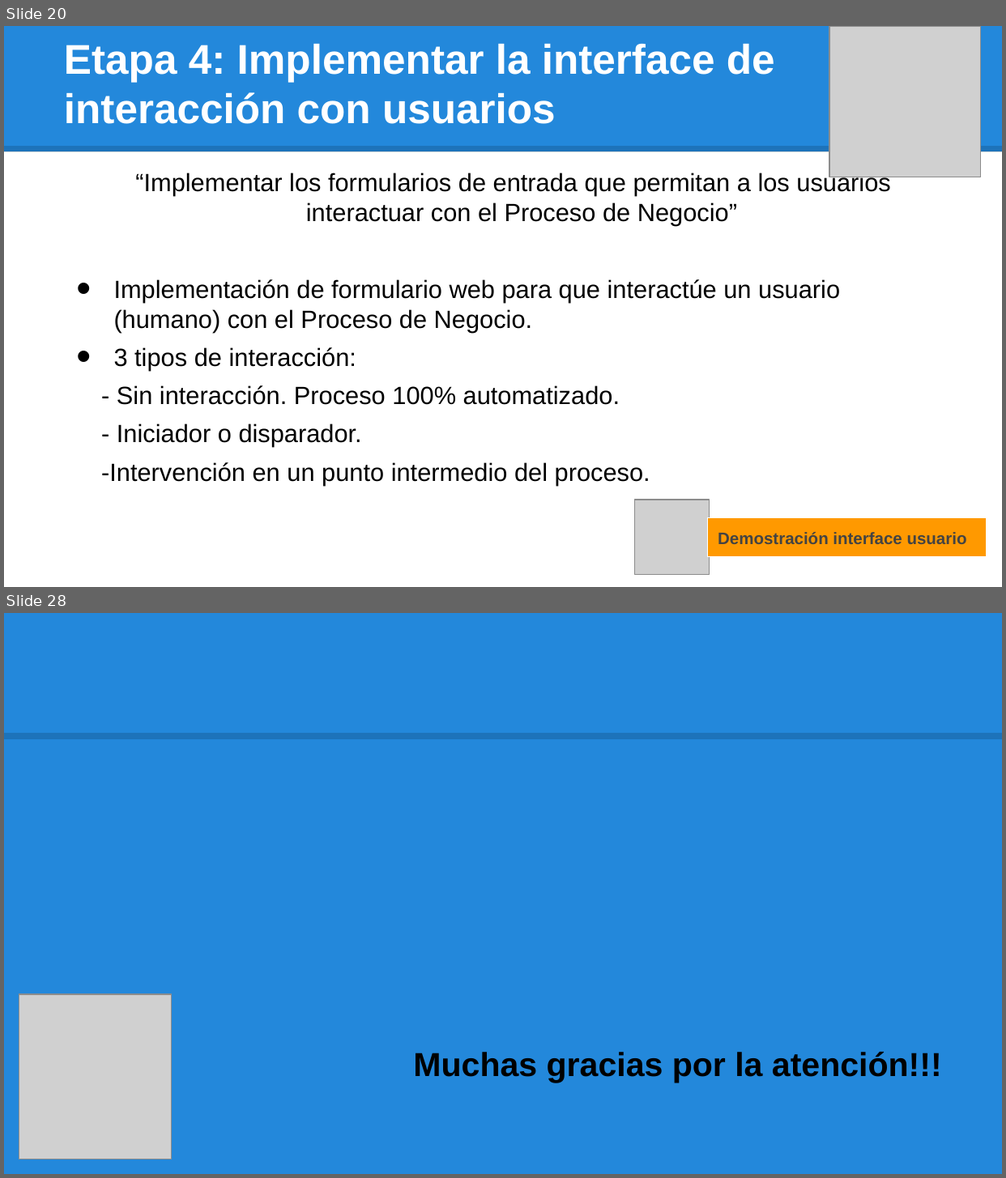
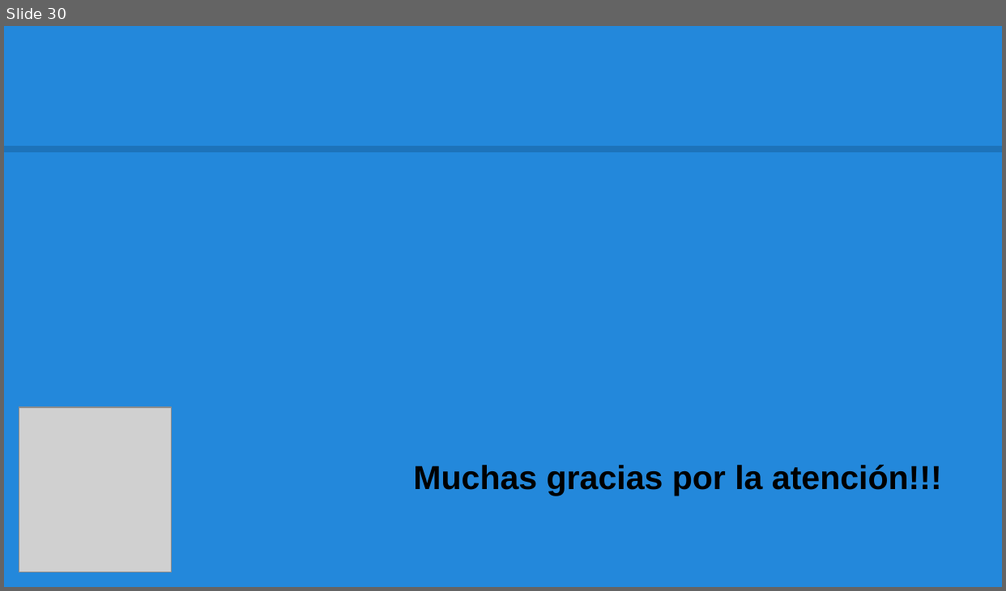
Before and after one commit to jampys/simulacion_informe, a slide deck: TF_SIMULACION_PRESENTACION.pptx. Shown one above the other, each under a label of ours: slides 20 and 28 before the commit, slide 30 after it; the slides between them are not shown. The pictures are 1006x1178 and 1006x591 pixels, drawn with LibreOffice and Linux fonts; fonts in the diff are those of the drawing; grey boxes stand for pictures. Boxes give left, top, right and bottom in pixels: in the first picture for what was removed or moved away, otherwise in the second. Text is boxed around its words. In the diff, an @@ line names an element or a change of style, - is before the commit and + after.

```diff
--- a/TF_SIMULACION_PRESENTACION.pptx
+++ b/TF_SIMULACION_PRESENTACION.pptx
@@ slide 20 removed at [4,26,1002,587], background #FFFFFF; not listed: 1 template element that a slide beside it also shows @@
@@ rectangle removed at [4,26,1002,152] @@
@@ title removed at [64,43,775,124] @@
-Etapa 4: Implementar la interface de interacción con usuarios
@@ picture removed at [829,26,981,177] @@
@@ text removed at [101,172,890,485] @@
-“Implementar los formularios de entrada que permitan a los usuarios interactuar con el Proceso de Negocio”
-• Implementación de formulario web para que interactúe un usuario (humano) con el Proceso de Negocio.
-• 3 tipos de interacción:
-- Sin interacción. Proceso 100% automatizado.
-- Iniciador o disparador.
--Intervención en un punto intermedio del proceso.
@@ picture removed at [635,500,710,575] @@
@@ rectangle removed at [708,518,986,557] @@
-Demostración interface usuario
@@ what was slide 28 is now slide 30 @@
```
Also in this commit, not shown: 4 slides changed, 25 slides added, 22 other slides removed.
